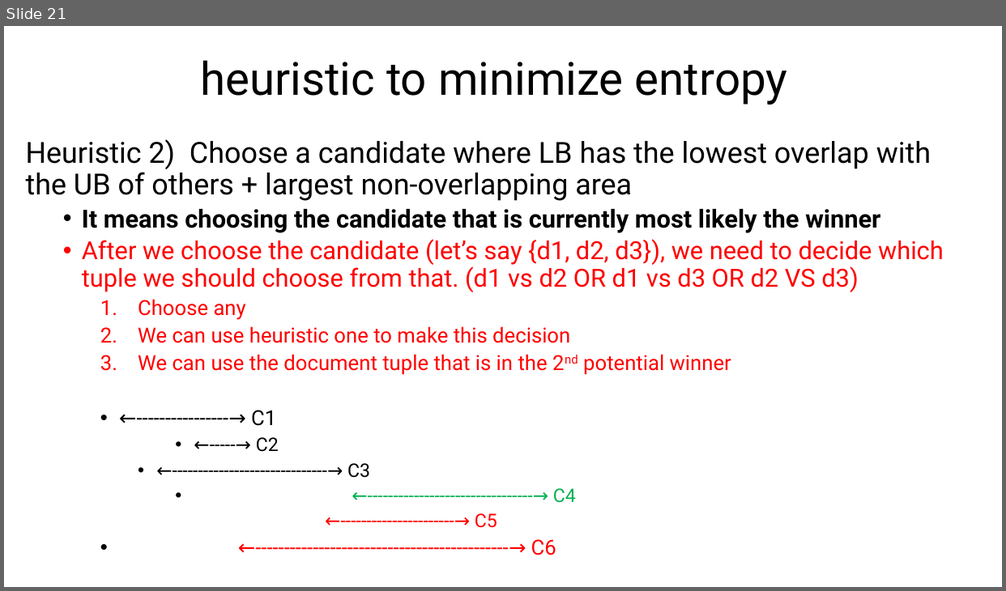
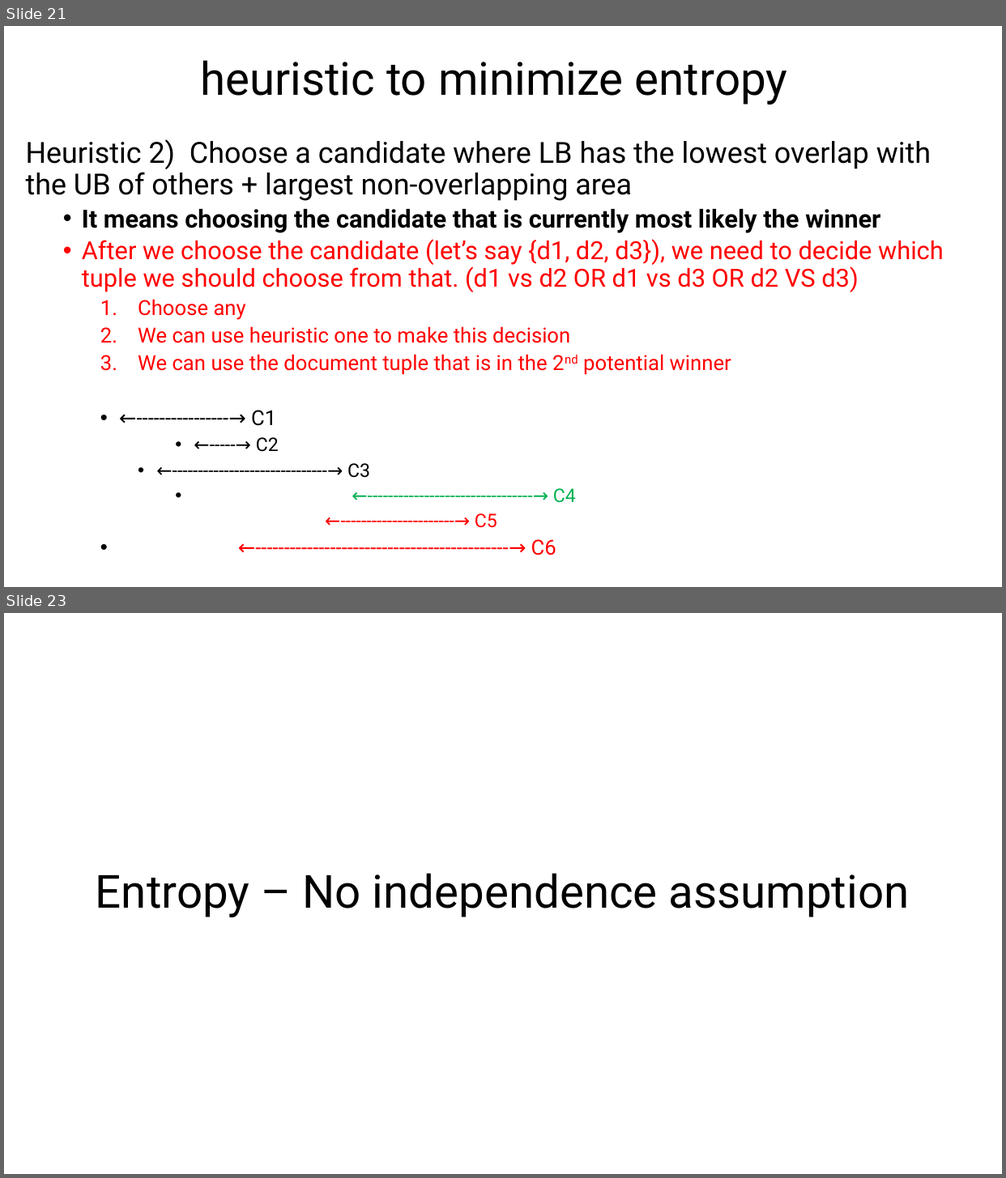
Before and after one commit to sohrabnamazinia/Personalized-Top-K-Set-Queries, a slide deck: rankingwithLLM.pptx. Shown one above the other, each under a label of ours: slide 21 before the commit, slides 21 and 23 after it; the slides between them are not shown. The pictures are 1006x591 and 1006x1178 pixels, drawn with LibreOffice and Linux fonts; fonts in the diff are those of the drawing. Boxes give left, top, right and bottom in pixels: in the first picture for what was removed or moved away, otherwise in the second. Text is boxed around its words. In the diff, an @@ line names an element or a change of style, - is before the commit and + after.

Commit message:
update slides - Entropy

```diff
--- a/rankingwithLLM.pptx
+++ b/rankingwithLLM.pptx
@@ slide 23 added at box(4, 613, 1002, 1174), background #FFFFFF @@
@@ title added at box(96, 873, 910, 918), 44 pt, text #000000 @@
+Entropy – No independence assumption
```
Also in this commit, not shown: 2 slides changed, 3 other slides added.
